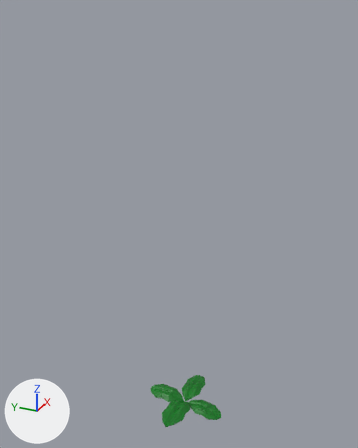
The Blender file grass.blend, before and after one commit.
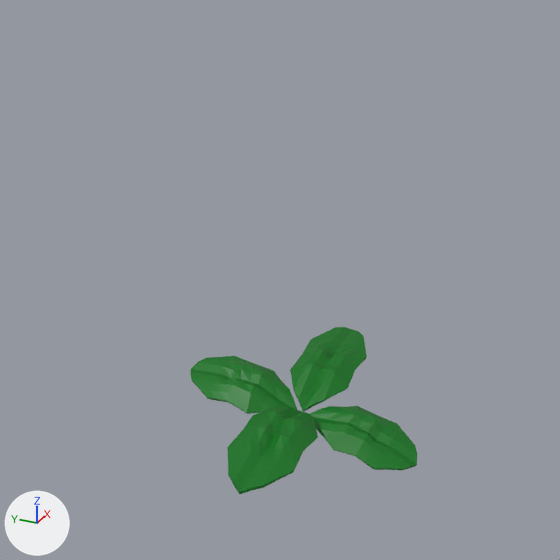
Each version is shown whole from a 50 mm camera at (-1.873, -0.805, 1.986) aimed at (0.022, 0.048, 1.038), then close up on the part from 25% to 74% of the width and 61% to 100% of the height. The lights are fixed; the arrows at lower left show +X, +Y and +Z.

The first close-up shows '平面', '平面.001', '平面.002', '平面.003'.
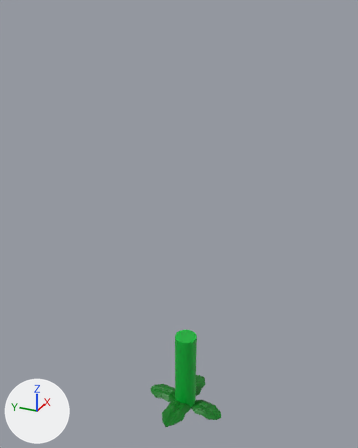
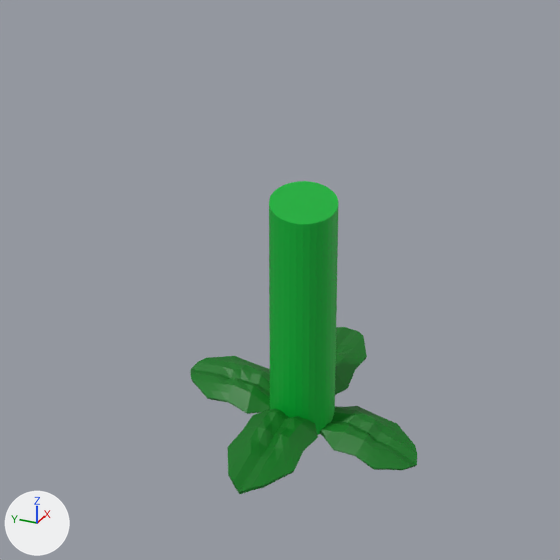
Changed parts and their boxes [x1, y1, x2, y2] in the close-ups (560 x 560 px):
'円柱', added (green)
    after: [269, 181, 338, 435]
'平面', unchanged, covered by the edit
    before: [290, 327, 367, 412]
    after: [335, 327, 367, 395]

What changed in the scene script:
```text
Add mat_マテリアル:
    mat_マテリアル = principled_material('マテリアル')
    mat_マテリアル.base_color = (0.0, 0.456, 0.0381)  # green #00b437
Add me_円柱:
    me_円柱.from_pydata(...)  # 192 vertices, 162 faces; spans x -0.0124..0.0124, y -0.0124..0.0124, z 0.0001..0.0133
    me_円柱.materials.append(mat_マテリアル)  # green #00b437
Add ob_円柱:
    ob_円柱 = bpy.data.objects.new('円柱', me_円柱)
    ob_円柱.location = (0.0, 0.0, 0.0)
    ob_円柱.scale = (4.37, 4.37, 32.8)
```
